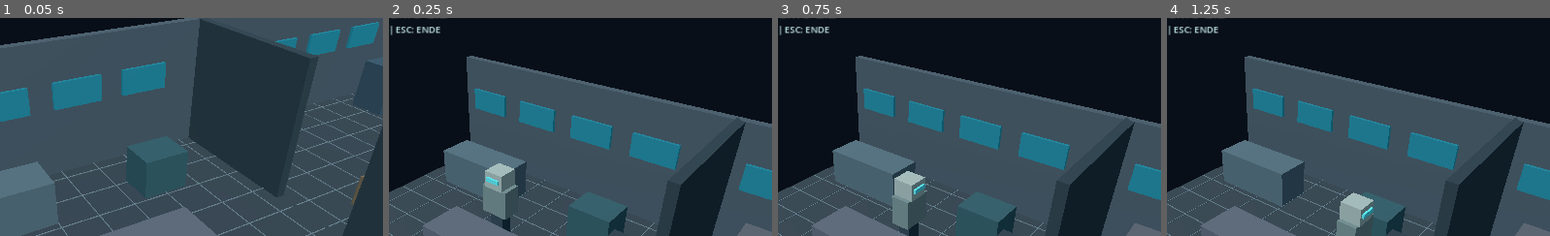
Above: before the commit, frames 1-4 (left to right).
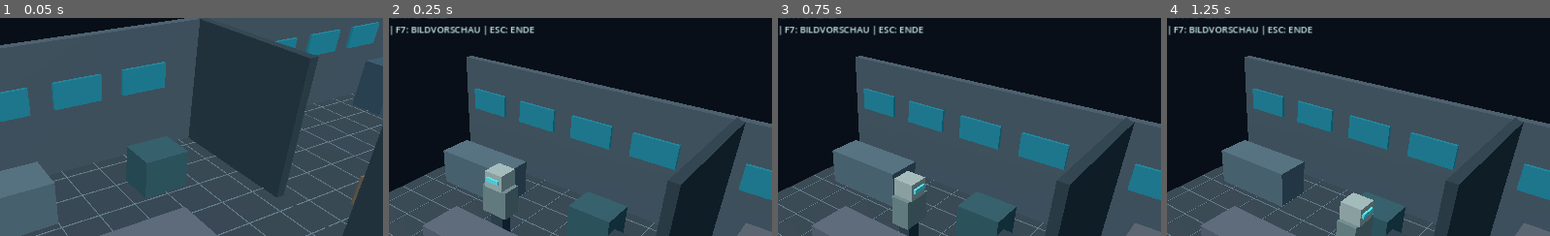
Above: after the commit, the same moments.

Repository: mihnenfeld/Project-Alien-Crisis
Game: Godot game, scene res://scenes/demo_template.tscn
The game is run twice, just before and just after one commit, with the same random seed, the same clock (stepped at 60 frames per second) and the same inputs. This scene is started directly instead of the project's main scene.
Inputs (mouse positions are % of the whole screen's width and height, from its top left):
- Up to frame 1 (0.05 s): no input
- Up to frame 2 (0.25 s): no input
- Up to frame 3 (0.75 s): tap Enter at 0.5 s; move the mouse to (72, 45) at 0.52 s; hold D (move_right) from 0.53 s (still down); tap E (interact) at 0.6 s
- Up to frame 4 (1.25 s): keep holding D (move_right)
The pictures show only the part of the screen within x 34-84%, y 7-57%; the shares and areas given below are measured in that part.

Frame 1 is identical in both runs. In frame 2, 0.8% of the frame differs, in the area x 2-38%, y 3-8%; in frame 3, 0.8%; in frame 4, 0.8%.

Commit message:
Add independent F7 snapshot preview to isolate capture vs 3D backplate failure

Diff:
--- a/scripts/demo_template.gd
+++ b/scripts/demo_template.gd
@@ -16,6 +16,8 @@
 var backdrop: MeshInstance3D
 var baking := false
 var view_label: Label
+var capture_preview: TextureRect
+var preview_visible := false
 
 func _ready() -> void:
     var env := WorldEnvironment.new()
@@ -45,9 +47,16 @@
     var ui := CanvasLayer.new()
     add_child(ui)
     heading = _label(ui,Vector2(26,21),"ALIEN CRISIS / VERBUNDENE RAUMWELT 2.2",24)
-    _label(ui,Vector2(27,56),"WASD / SHIFT | KAMERA AUTOMATISCH | F6: RENDER/3D | ESC: ENDE",15)
+    _label(ui,Vector2(27,56),"WASD / SHIFT | KAMERA AUTOMATISCH | F6: RENDER/3D | F7: BILDVORSCHAU | ESC: ENDE",15)
     message = _label(ui,Vector2(28,682),"BEIDE RAEUME BESTEHEN DAUERHAFT. DURCHGANG RECHTS HINTEN.",15)
     view_label = _label(ui,Vector2(27,87),"F6: RENDERBILD EIN/AUS  |  ERSTER TEST: 3D-SZENE ALS EXAKTE KULISSE",14)
+    capture_preview = TextureRect.new()
+    capture_preview.position = Vector2(850, 96)
+    capture_preview.size = Vector2(405, 228)
+    capture_preview.expand_mode = TextureRect.EXPAND_IGNORE_SIZE
+    capture_preview.stretch_mode = TextureRect.STRETCH_SCALE
+    capture_preview.visible = false
+    ui.add_child(capture_preview)
     _update_camera(true)
     _prepare_backdrop()
     _bake_camera_views.call_deferred()
@@ -129,6 +138,7 @@
     message.text = "KAMERA %d / POSITION X %.1f Z %.1f / KEIN RESPAWN" % [camera_slot+1,actor.position.x,actor.position.z]
     if render_mode:
         _show_baked_view()
+    _update_preview()
 
 func _prepare_backdrop() -> void:
     backdrop = MeshInstance3D.new()
@@ -185,8 +195,15 @@
     ui.visible = true
     baking = false
     view_label.text = "F6: RENDERBILD EIN/AUS | %d/3 KAMERABILDER" % baked_views.size()
+    _update_preview()
     if render_mode:
         _show_baked_view()
+
+func _update_preview() -> void:
+    if capture_preview == null:
+        return
+    capture_preview.texture = baked_views.get(camera_slot, null)
+    capture_preview.visible = preview_visible and capture_preview.texture != null
 
 func _has_rendered_content(image: Image) -> bool:
     var different := 0
@@ -246,5 +263,9 @@
         get_tree().quit()
     elif event.keycode == KEY_F6:
         _toggle_render()
+    elif event.keycode == KEY_F7:
+        preview_visible = not preview_visible
+        _update_preview()
+        view_label.text = "F7 VORSCHAU %s / BILD %d" % ["AN" if preview_visible else "AUS", camera_slot + 1]
     elif event.keycode == KEY_F5:
         message.text = "F5: RAUM WECHSELT NICHT MEHR. LAUFE DURCH DIE OEFFNUNG BEI X=9, Z=5."
